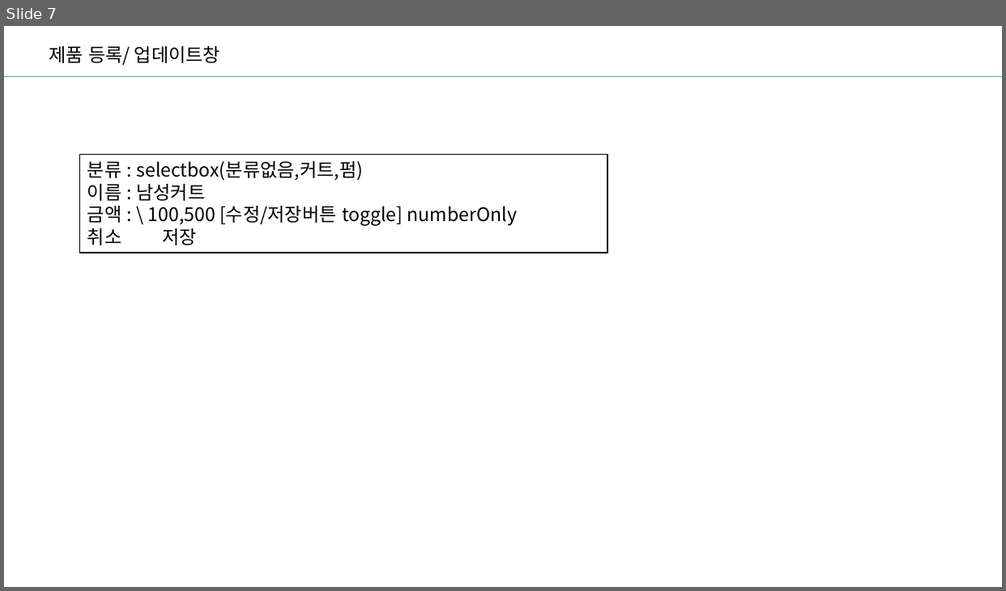
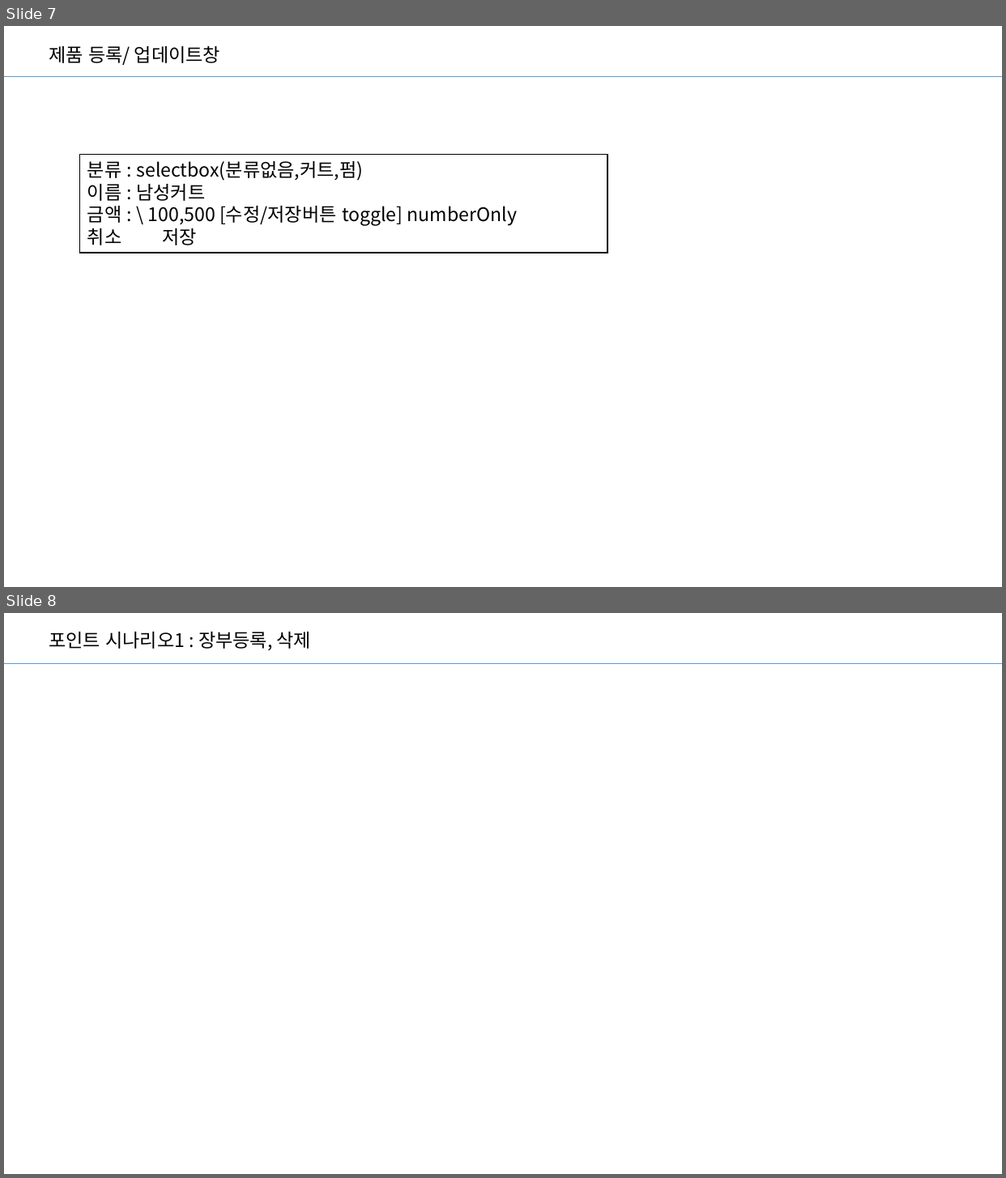
Before and after one commit to kimdongwoowoo/aura-hair, a slide deck: Aura UX.pptx. Shown one above the other, each under a label of ours: slide 7 before the commit, slides 7 and 8 after it. The pictures are 1006x591 and 1006x1178 pixels, drawn with LibreOffice and Linux fonts; fonts in the diff are those of the drawing. Boxes give left, top, right and bottom in pixels: in the first picture for what was removed or moved away, otherwise in the second. Text is boxed around its words. In the diff, an @@ line names an element or a change of style, - is before the commit and + after.

```diff
--- a/Aura UX.pptx
+++ b/Aura UX.pptx
@@ slide 8 added at <box>4,613,1002,1174</box>, background #FFFFFF @@
@@ text added at <box>49,632,312,650</box>, 18 pt, text #000000 @@
+포인트 시나리오1 : 장부등록, 삭제
@@ line added from (4, 663) to (1002, 663), #5B9BD5 0.5 pt @@
```
Also in this commit, not shown: 1 other slide added, 7 other files.
